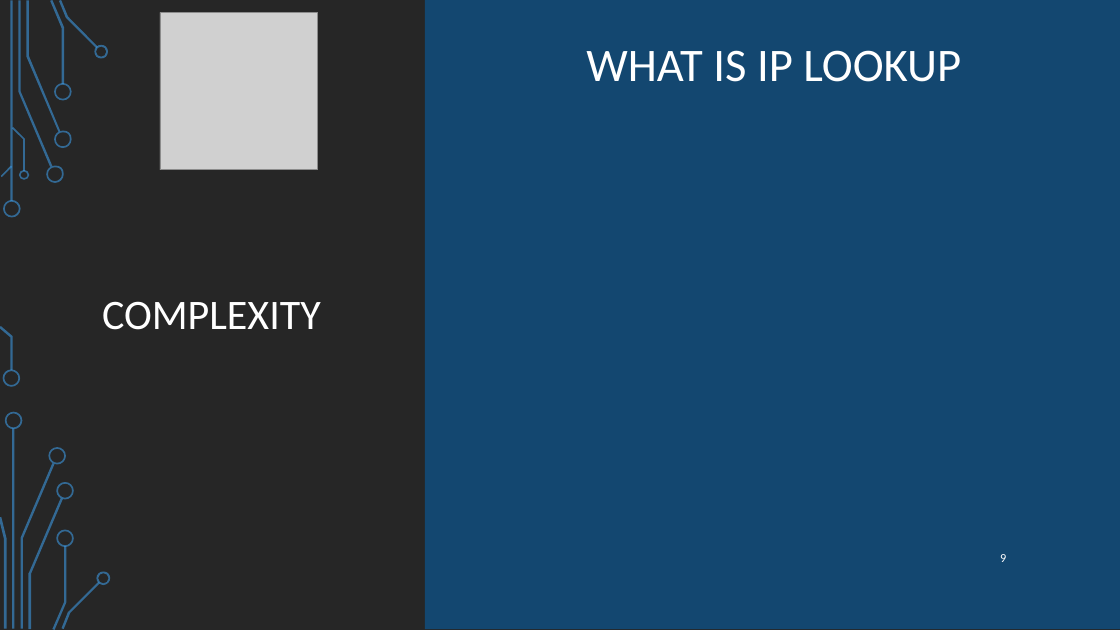
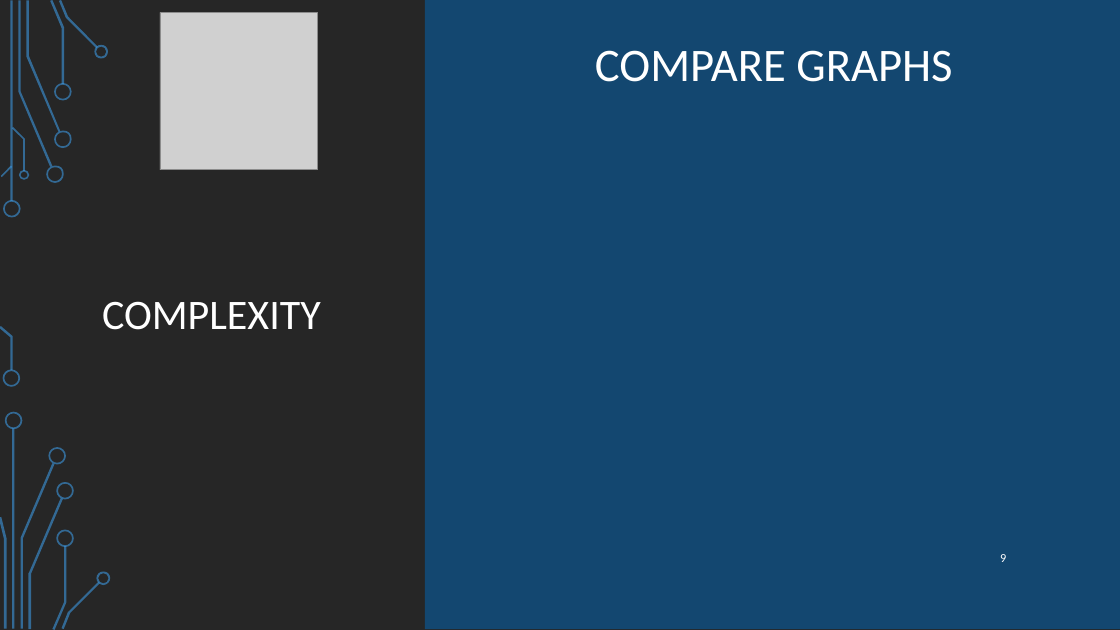
Before and after one commit to ataeiamirhosein/NetFuncVirt, a slide deck: slide 9 of Ip_lookup_algorithms.pptx. Drawn at 1120x630 pixels with LibreOffice and Linux fonts; fonts in the diff are those of the drawing; grey boxes stand for pictures; background and template pictures are left out. Boxes give left, top, right and bottom in pixels: in the first picture for what was removed or moved away, otherwise in the second. Text is boxed around its words. In the diff, an @@ line names an element or a change of style, - is before the commit and + after.

```diff
--- a/Ip_lookup_algorithms.pptx
+++ b/Ip_lookup_algorithms.pptx
@@ text at (595, 50, 952, 82): text changed @@
-WHAT IS IP LOOKUP
+COMPARE GRAPHS
```
Also in this commit, not shown: 1 other slide changed.
